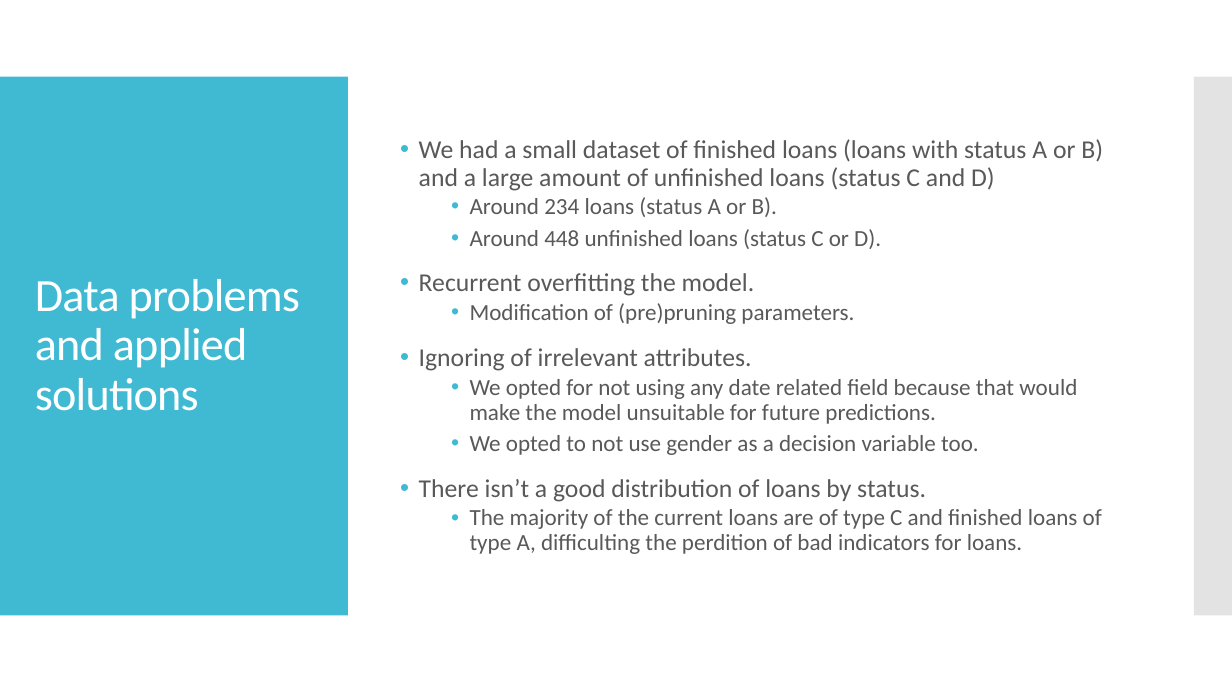
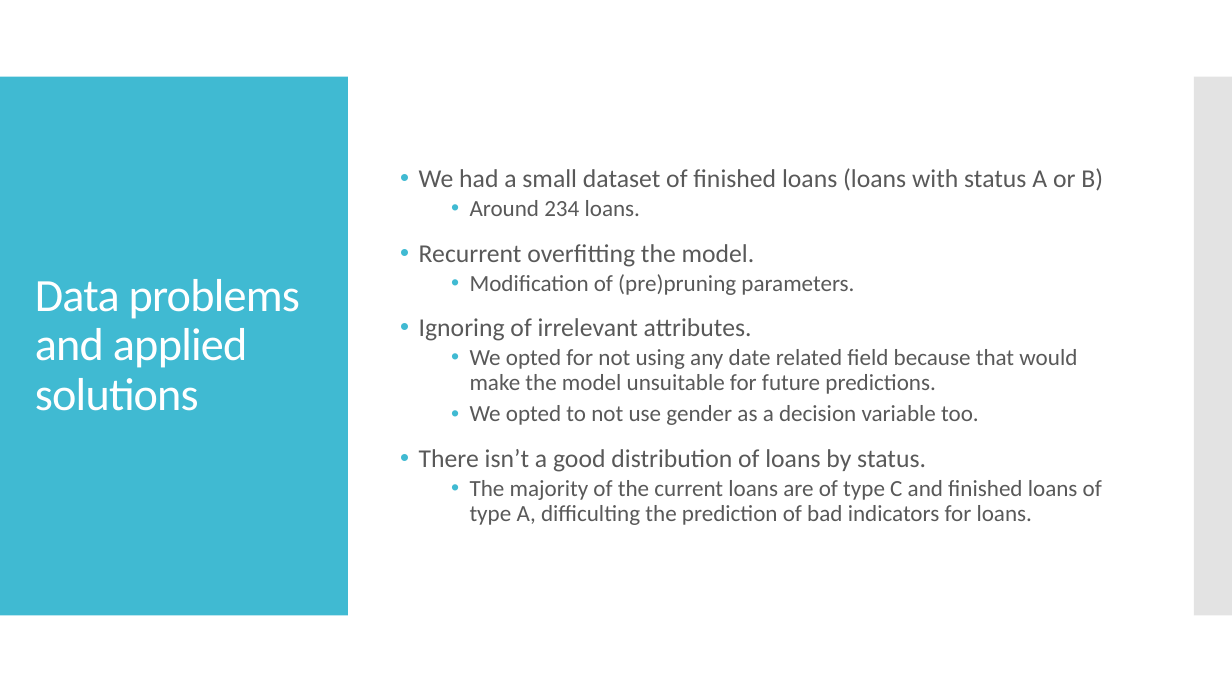
Before and after one commit to jpdias/banking-dm-case-study, a slide deck: slide 17 of Banking Data Mining.pptx (slide 16 before the commit). Drawn at 1232x693 pixels with LibreOffice and Linux fonts; fonts in the diff are those of the drawing. Boxes give left, top, right and bottom in pixels: in the first picture for what was removed or moved away, otherwise in the second. Text is boxed around its words. In the diff, an @@ line names an element or a change of style, - is before the commit and + after.

```diff
--- a/Banking Data Mining.pptx
+++ b/Banking Data Mining.pptx
@@ text at [419,168,1103,216]: text changed @@
-• We had a small dataset of finished loans (loans with status A or B) and a large amount of unfinished loans (status C and D)
-  • Around 234 loans (status A or B).
-  • Around 448 unfinished loans (status C or D).
+• We had a small dataset of finished loans (loans with status A or B)
+  • Around 234 loans.
@@ text at [470,480,1102,525]: text changed @@
-  • The majority of the current loans are of type C and finished loans of type A, difficulting the perdition of bad indicators for loans.
+  • The majority of the current loans are of type C and finished loans of type A, difficulting the prediction of bad indicators for loans.
```
Also in this commit, not shown: 1 other slide changed, 3 slides added, 3 slides removed, 2 other files.
